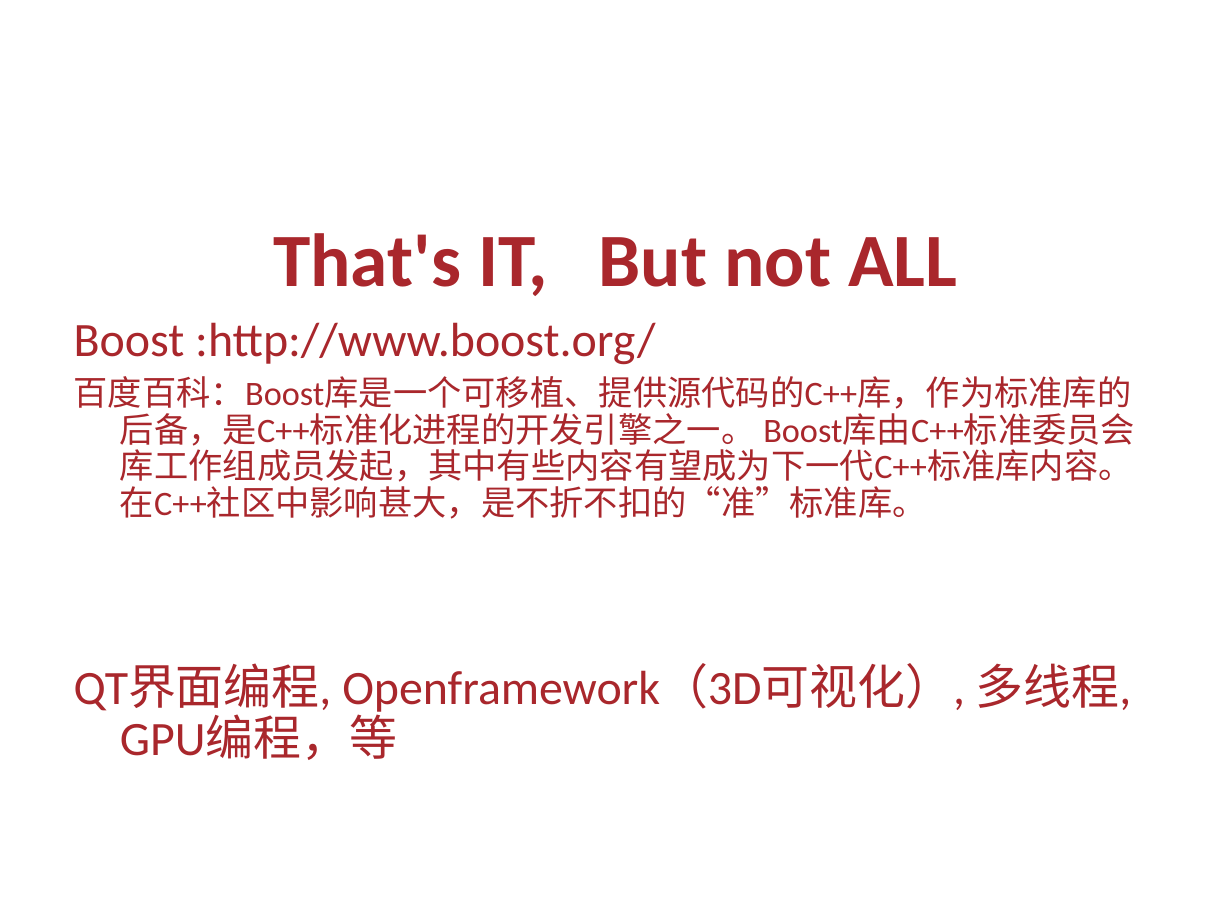
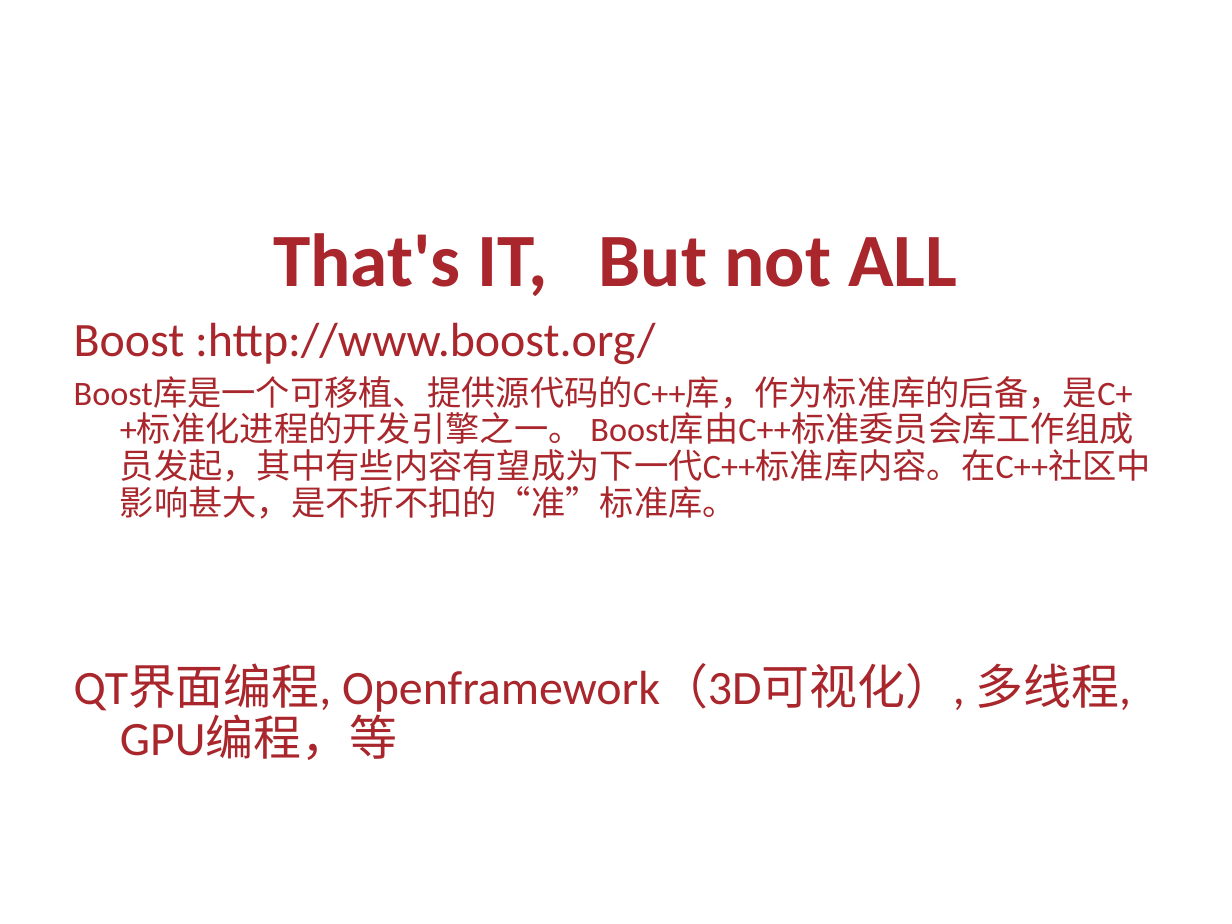
Before and after one commit to Changhe160/Changhe160.github.io, a slide deck: slide 34 of teachingRes/Cplusplus/unit13C++编程杂谈.ppt. Drawn at 1232x924 pixels with LibreOffice and Linux fonts; fonts in the diff are those of the drawing; background and template pictures are left out. Boxes give left, top, right and bottom in pixels: in the first picture for what was removed or moved away, otherwise in the second. Text is boxed around its words. In the diff, an @@ line names an element or a change of style, - is before the commit and + after.

```diff
--- a/teachingRes/Cplusplus/unit13C++编程杂谈.ppt
+++ b/teachingRes/Cplusplus/unit13C++编程杂谈.ppt
@@ text at box(74, 376, 1151, 519): text changed @@
-百度百科：Boost库是一个可移植、提供源代码的C++库，作为标准库的后备，是C++标准化进程的开发引擎之一。 Boost库由C++标准委员会库工作组成员发起，其中有些内容有望成为下一代C++标准库内容。在C++社区中影响甚大，是不折不扣的“准”标准库。
+Boost库是一个可移植、提供源代码的C++库，作为标准库的后备，是C++标准化进程的开发引擎之一。 Boost库由C++标准委员会库工作组成员发起，其中有些内容有望成为下一代C++标准库内容。在C++社区中影响甚大，是不折不扣的“准”标准库。
```
Also in this commit, not shown: 3 other slides changed, 1 other file.
